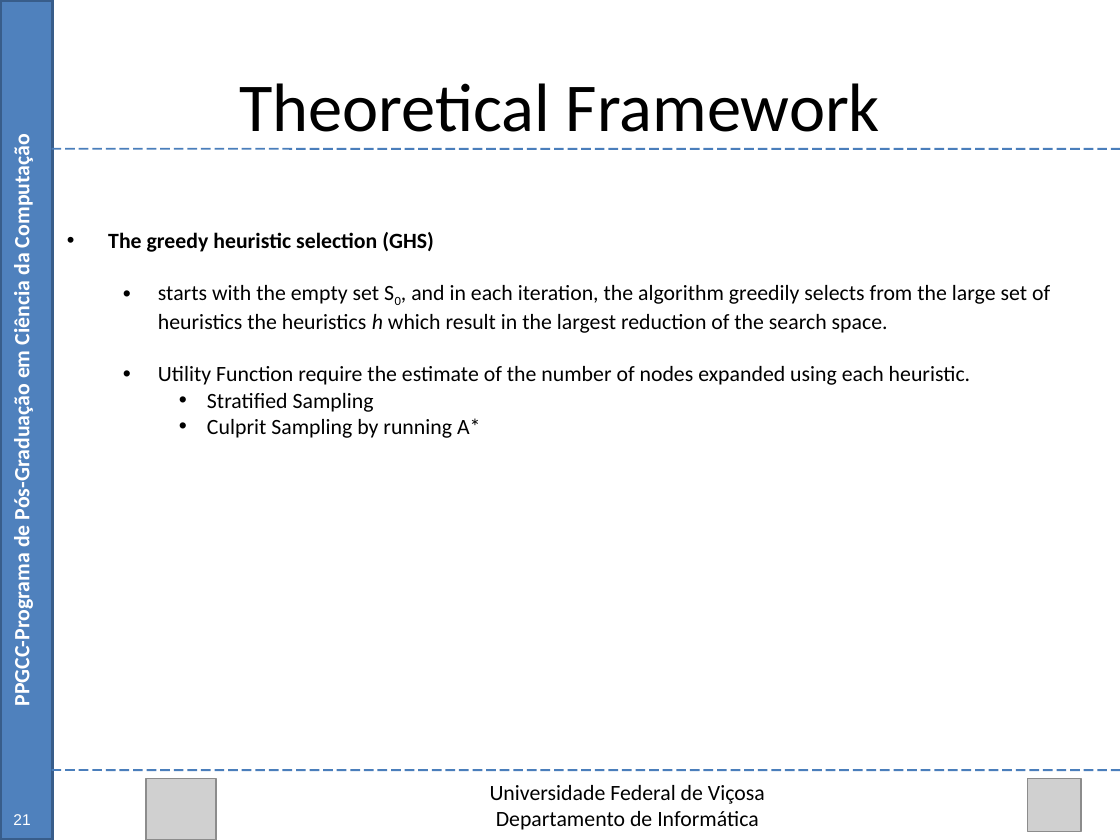
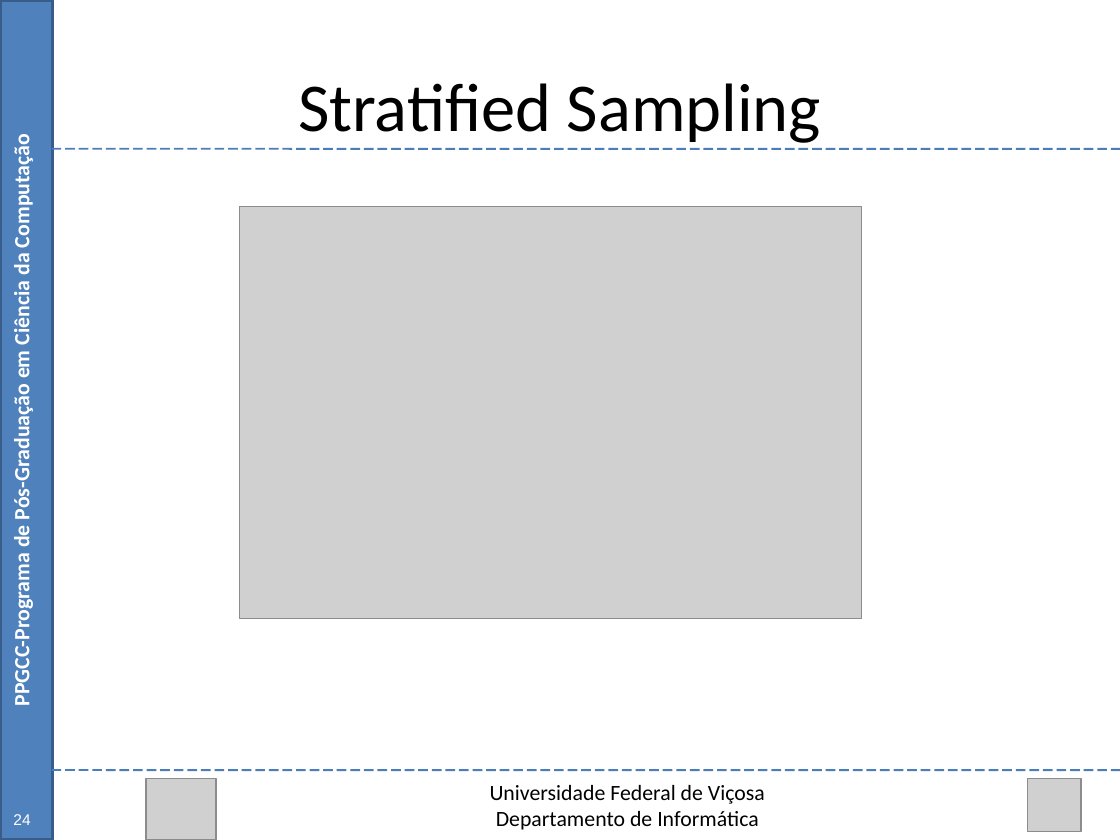
Before and after one commit to Marvinsky/research-marvin, a slide deck: slide 29 of latex/odp/selection heuristics.odp (slide 22 before the commit). Drawn at 1120x840 pixels with LibreOffice and Linux fonts; fonts in the diff are those of the drawing; grey boxes stand for pictures. Boxes give left, top, right and bottom in pixels: in the first picture for what was removed or moved away, otherwise in the second. Text is boxed around its words. In the diff, an @@ line names an element or a change of style, - is before the commit and + after.

Commit message:
11/09/15 update selection heuristics.odp

```diff
--- a/latex/odp/selection heuristics.odp
+++ b/latex/odp/selection heuristics.odp
@@ text at [298,83,821,143]: text changed @@
-Theoretical Framework
+Stratified Sampling
@@ picture added at [240,206,861,618] @@
@@ text removed at [108,232,1050,438] @@
-• The greedy heuristic selection (GHS)
-  • starts with the empty set S0, and in each iteration, the algorithm greedily selects from the large set of heuristics the heuristics h which result in the largest reduction of the search space.
-  • Utility Function require the estimate of the number of nodes expanded using each heuristic.
-    • Stratified Sampling
-    • Culprit Sampling by running A*
@@ text at [13,814,30,825]: text changed @@
-21
+24
```
Also in this commit, not shown: 33 other slides changed, 16 slides added.
